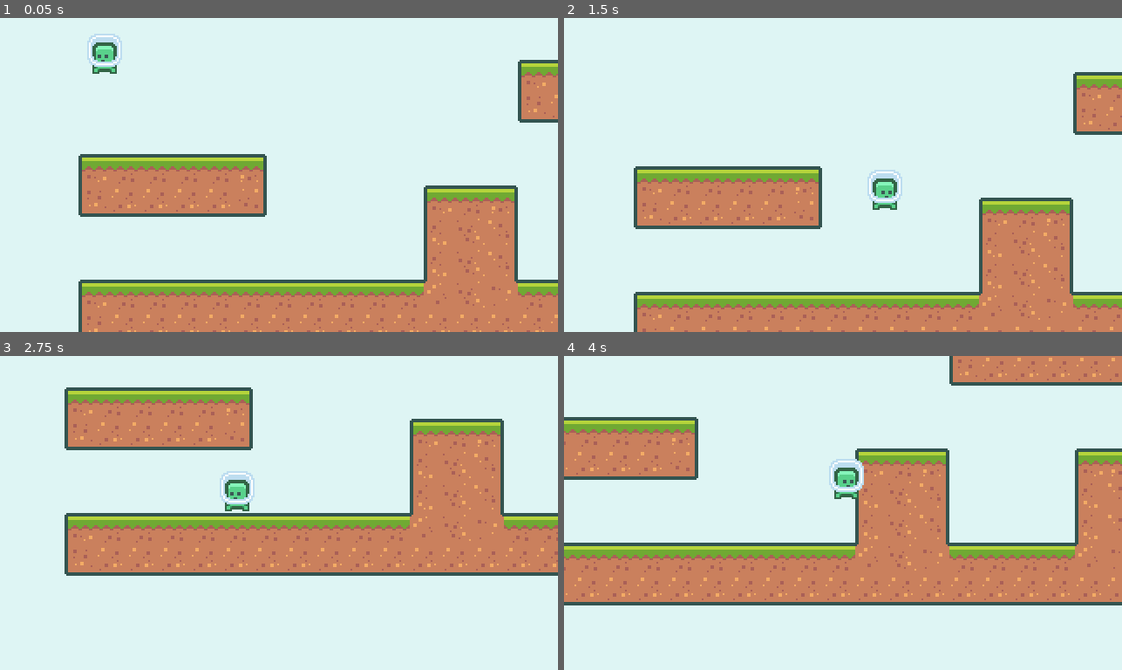
Above: before the commit, frames 1-4 (two rows, left to right).
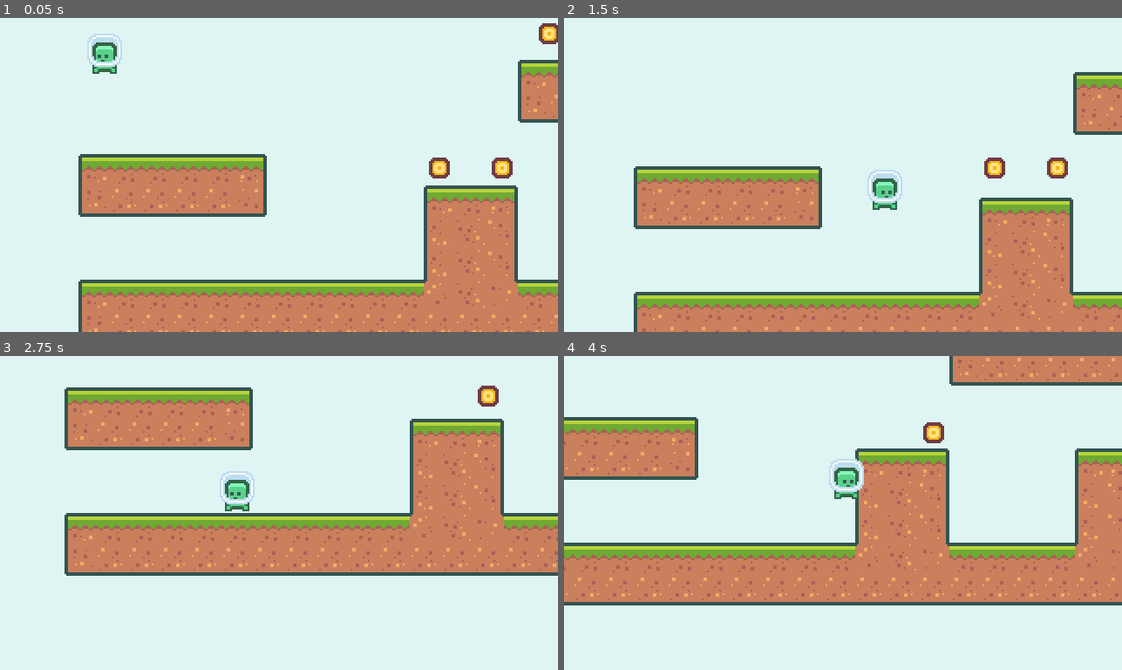
Above: after the commit, the same moments.

Repository: NaveenDotMe/-godot_2d_platformer_game
Game: Godot game, scene res://scenes/Main.tscn
Two runs of this game, one before a commit and one after it. Both use one fixed random seed, a clock stepped at 60 frames per second and the inputs below.
Inputs:
- Up to frame 1 (0.05 s): no input
- Up to frame 2 (1.5 s): hold D (move_right) from 0.53 s (still down); tap Space (jump) at 0.77 s
- Up to frame 3 (2.75 s): tap Space (jump) at 1.52 s; release D (move_right) at 2.03 s; hold A (move_left) from 2.03 s (still down)
- Up to frame 4 (4 s): release A (move_left) at 2.78 s; hold D (move_right) from 2.78 s (still down); tap Space (jump) at 3.02, 3.77 s

The runs differ from the first frame. In frame 1, 0.7% of the frame differs, in the area x 76-100%, y 1-52%; in frame 2, 0.5%; in frame 3, 0.2%; in frame 4, 0.2%.

Commit message:
Adding Collectables

Diff:
--- /dev/null
+++ b/scenes/Coin.gd
@@ -0,0 +1,12 @@
+extends Node2D
+
+
+func _ready():
+	$Area2D.connect("area_entered",self,"on_area_entered")
+
+func on_area_entered(area2d):
+	$AnimationPlayer.play("pickup")
+	call_deferred("disable_pickup")
+
+func disable_pickup():
+	$Area2D/CollisionShape2D.disabled = true
--- /dev/null
+++ b/scenes/Coin.tscn
@@ -0,0 +1,93 @@
+[gd_scene load_steps=8 format=2]
+
+[ext_resource path="res://assets/coin/tile_0152.png" type="Texture" id=1]
+[ext_resource path="res://assets/coin/tile_0151.png" type="Texture" id=2]
+[ext_resource path="res://scenes/Coin.gd" type="Script" id=3]
+
+[sub_resource type="Animation" id=4]
+resource_name = "idle"
+loop = true
+tracks/0/type = "value"
+tracks/0/path = NodePath("AnimatedSprite:position")
+tracks/0/interp = 2
+tracks/0/loop_wrap = true
+tracks/0/imported = false
+tracks/0/enabled = true
+tracks/0/keys = {
+"times": PoolRealArray( 0, 0.5 ),
+"transitions": PoolRealArray( 1, 1 ),
+"update": 0,
+"values": [ Vector2( 0, 0 ), Vector2( 0, -8 ) ]
+}
+
+[sub_resource type="Animation" id=5]
+resource_name = "pickup"
+length = 0.4
+tracks/0/type = "value"
+tracks/0/path = NodePath("AnimatedSprite:position")
+tracks/0/interp = 2
+tracks/0/loop_wrap = true
+tracks/0/imported = false
+tracks/0/enabled = true
+tracks/0/keys = {
+"times": PoolRealArray( 0, 0.2, 0.4 ),
+"transitions": PoolRealArray( 1, 1, 1 ),
+"update": 0,
+"values": [ Vector2( 0, -4 ), Vector2( 0, -16 ), Vector2( 0, -20 ) ]
+}
+tracks/1/type = "value"
+tracks/1/path = NodePath("AnimatedSprite:scale")
+tracks/1/interp = 2
+tracks/1/loop_wrap = true
+tracks/1/imported = false
+tracks/1/enabled = true
+tracks/1/keys = {
+"times": PoolRealArray( 0, 0.2, 0.4 ),
+"transitions": PoolRealArray( 1, 1, 1 ),
+"update": 0,
+"values": [ Vector2( 1, 1 ), Vector2( 1, 1 ), Vector2( 0, 0 ) ]
+}
+tracks/2/type = "method"
+tracks/2/path = NodePath(".")
+tracks/2/interp = 1
+tracks/2/loop_wrap = true
+tracks/2/imported = false
+tracks/2/enabled = true
+tracks/2/keys = {
+"times": PoolRealArray( 0.4 ),
+"transitions": PoolRealArray( 1 ),
+"values": [ {
+"args": [  ],
+"method": "queue_free"
+} ]
+}
+
+[sub_resource type="CircleShape2D" id=2]
+radius = 16.0
+
+[sub_resource type="SpriteFrames" id=3]
+animations = [ {
+"frames": [ ExtResource( 2 ), ExtResource( 1 ) ],
+"loop": true,
+"name": "default",
+"speed": 7.0
+} ]
+
+[node name="Coin" type="Node2D"]
+script = ExtResource( 3 )
+
+[node name="AnimationPlayer" type="AnimationPlayer" parent="."]
+autoplay = "idle"
+anims/idle = SubResource( 4 )
+anims/pickup = SubResource( 5 )
+
+[node name="Area2D" type="Area2D" parent="."]
+collision_layer = 32768
+collision_mask = 32768
+
+[node name="CollisionShape2D" type="CollisionShape2D" parent="Area2D"]
+shape = SubResource( 2 )
+
+[node name="AnimatedSprite" type="AnimatedSprite" parent="."]
+position = Vector2( 0, -1.17569 )
+frames = SubResource( 3 )
--- a/scenes/Main.tscn
+++ b/scenes/Main.tscn
@@ -1,8 +1,9 @@
-[gd_scene load_steps=4 format=2]
+[gd_scene load_steps=5 format=2]
 
 [ext_resource path="res://resourses/tiles.tres" type="TileSet" id=1]
 [ext_resource path="res://scenes/Player.tscn" type="PackedScene" id=2]
 [ext_resource path="res://scenes/GameCamera.tscn" type="PackedScene" id=3]
+[ext_resource path="res://scenes/Coin.tscn" type="PackedScene" id=4]
 
 [node name="Node" type="Node"]
 
@@ -16,3 +17,21 @@
 position = Vector2( 51, 26 )
 
 [node name="GameCamera" parent="." instance=ExtResource( 3 )]
+
+[node name="Coin" parent="." instance=ExtResource( 4 )]
+position = Vector2( 279, 81 )
+
+[node name="Coin2" parent="." instance=ExtResource( 4 )]
+position = Vector2( 243, 81 )
+
+[node name="Coin3" parent="." instance=ExtResource( 4 )]
+position = Vector2( 306, 9 )
+
+[node name="Coin4" parent="." instance=ExtResource( 4 )]
+position = Vector2( 333, 9 )
+
+[node name="Coin5" parent="." instance=ExtResource( 4 )]
+position = Vector2( 360, 9 )
+
+[node name="Coin6" parent="." instance=ExtResource( 4 )]
+position = Vector2( 387, 9 )
--- a/scenes/Player.tscn
+++ b/scenes/Player.tscn
@@ -1,8 +1,11 @@
-[gd_scene load_steps=6 format=2]
+[gd_scene load_steps=7 format=2]
 
 [ext_resource path="res://assets/player/character_0000.png" type="Texture" id=1]
 [ext_resource path="res://scenes/Player.gd" type="Script" id=2]
 [ext_resource path="res://assets/player/character_0001.png" type="Texture" id=3]
+
+[sub_resource type="CircleShape2D" id=3]
+radius = 16.0
 
 [sub_resource type="SpriteFrames" id=2]
 animations = [ {
@@ -32,6 +35,14 @@
 wait_time = 0.15
 one_shot = true
 
+[node name="Area2D" type="Area2D" parent="."]
+collision_layer = 32768
+collision_mask = 32768
+
+[node name="CollisionShape2D" type="CollisionShape2D" parent="Area2D"]
+position = Vector2( 0, -11 )
+shape = SubResource( 3 )
+
 [node name="AnimatedSprite" type="AnimatedSprite" parent="."]
 frames = SubResource( 2 )
 animation = "idle"
Binary file added: assets/coin/tile_0151.png
Not shown, added: assets/coin/tile_0151.png.import
Binary file added: assets/coin/tile_0152.png
Not shown, added: assets/coin/tile_0152.png.import
